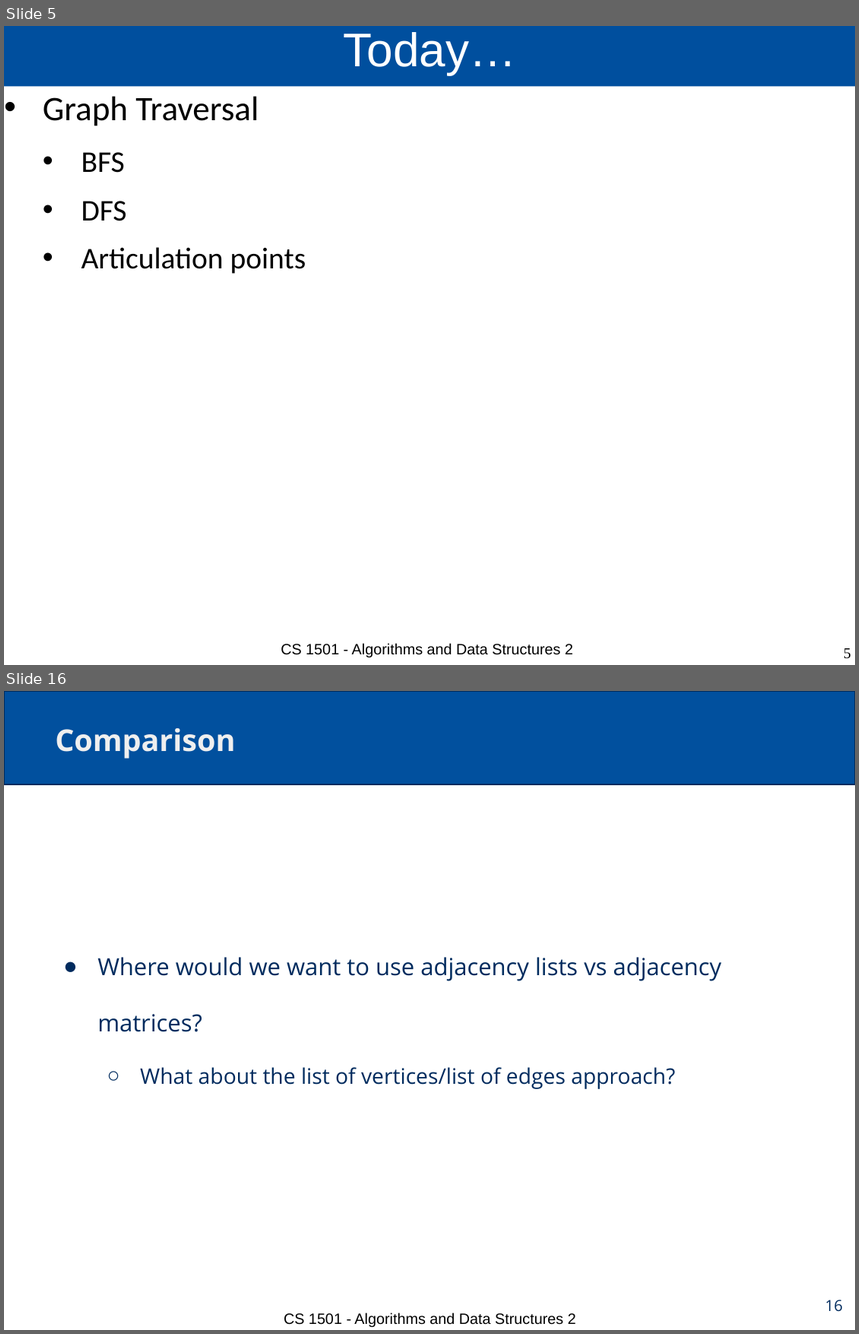
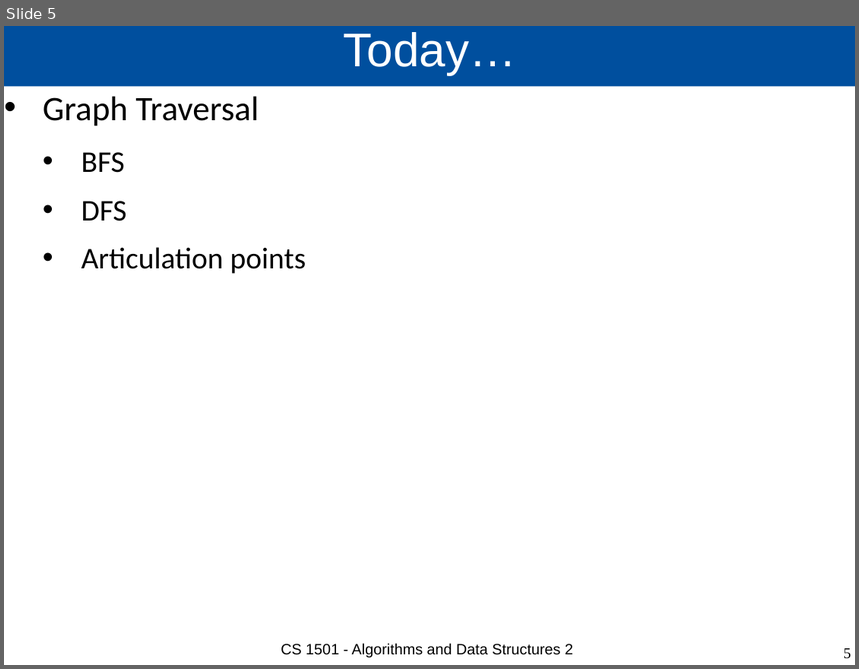
Before and after one commit to cs1501-2224/handouts, a slide deck: DraftSlides/Lecture16.pptx. Shown one above the other, each under a label of ours: slides 5 and 16 before the commit, slide 5 after it; the slides between them are not shown. The pictures are 859x1334 and 859x669 pixels, drawn with LibreOffice and Linux fonts; fonts in the diff are those of the drawing. Boxes give left, top, right and bottom in pixels: in the first picture for what was removed or moved away, otherwise in the second. Text is boxed around its words. In the diff, an @@ line names an element or a change of style, - is before the commit and + after.

```diff
--- a/DraftSlides/Lecture16.pptx
+++ b/DraftSlides/Lecture16.pptx
@@ slide 16 removed at [4,691,855,1330], background #FFFFFF @@
@@ rectangle removed at [4,691,855,784] @@
@@ title removed at [55,728,235,759] @@
-Comparison
@@ text removed at [97,957,722,1089] @@
-● Where would we want to use adjacency lists vs adjacency matrices?
-  ○ What about the list of vertices/list of edges approach?
@@ page number removed at [826,1300,843,1312] @@
-16
@@ text removed at [284,1313,576,1327] @@
-CS 1501 - Algorithms and Data Structures 2
```
Also in this commit, not shown: 1 slide changed, 22 other slides removed, 2 other files.
